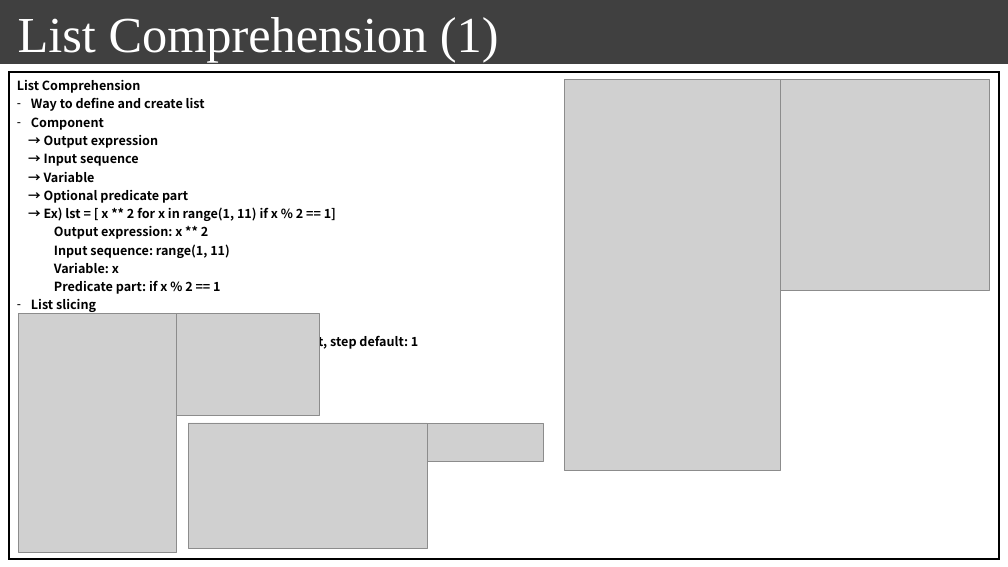
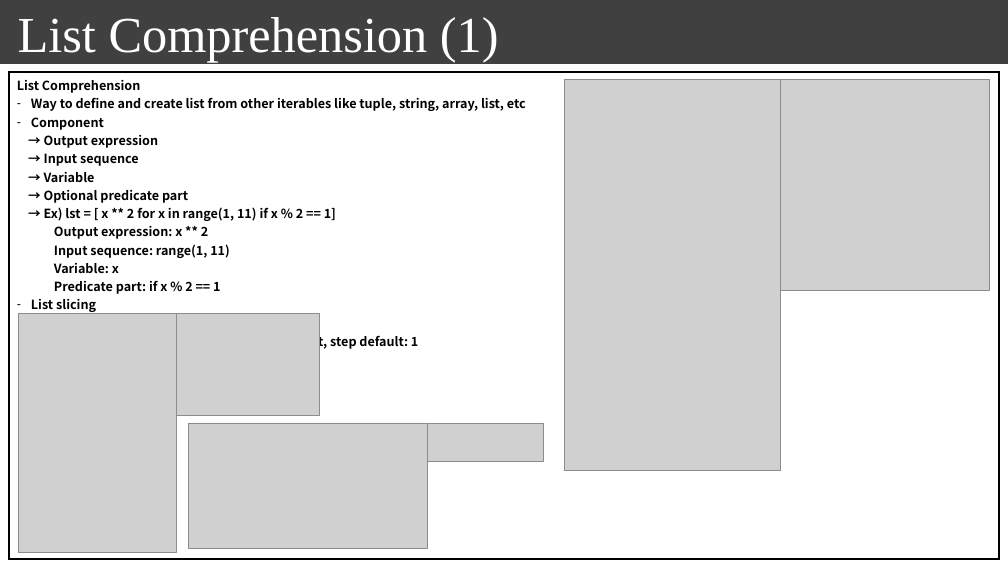
Before and after one commit to seonghokim/Study, a slide deck: slide 22 of Study Material/[ENG] everything in python.pptx (slide 17 before the commit). Drawn at 1008x567 pixels with LibreOffice and Linux fonts; fonts in the diff are those of the drawing; grey boxes stand for pictures; background and template pictures are left out. Boxes give left, top, right and bottom in pixels: in the first picture for what was removed or moved away, otherwise in the second. Text is boxed around its words. In the diff, an @@ line names an element or a change of style, - is before the commit and + after.

```diff
--- a/Study Material/[ENG] everything in python.pptx
+++ b/Study Material/[ENG] everything in python.pptx
@@ table at bbox=[9, 73, 1000, 559] @@
-row 1, column 1: List Comprehension / Way to define and create list / Component / → Output expression / → Input sequence / → Variable / → Optional predicate part / → Ex) lst = [ x ** 2 for x in range(1, 11) if x % 2 == 1] / Output expression: x ** 2 / Input sequence: range(1, 11) / Variable: x / Predicate part: if x % 2 == 1 / List slicing / → Syntax: [start : stop : steps] / - start default: 0, stop default: last index of list, step default: 1
+row 1, column 1: List Comprehension / Way to define and create list from other iterables like tuple, string, array, list, etc / Component / → Output expression / → Input sequence / → Variable / → Optional predicate part / → Ex) lst = [ x ** 2 for x in range(1, 11) if x % 2 == 1] / Output expression: x ** 2 / Input sequence: range(1, 11) / Variable: x / Predicate part: if x % 2 == 1 / List slicing / → Syntax: [start : stop : steps] / - start default: 0, stop default: last index of list, step default: 1
```
Also in this commit, not shown: 2 other slides changed, 7 slides added, 1 other file.
